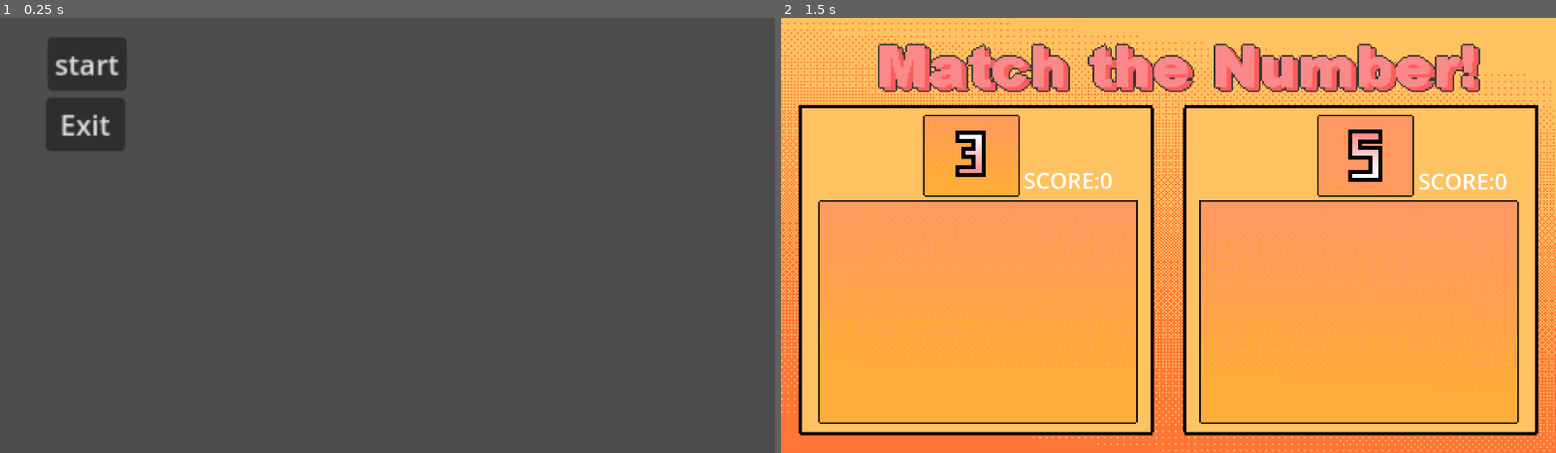
Above: before the commit, frames 1-2 (left to right).
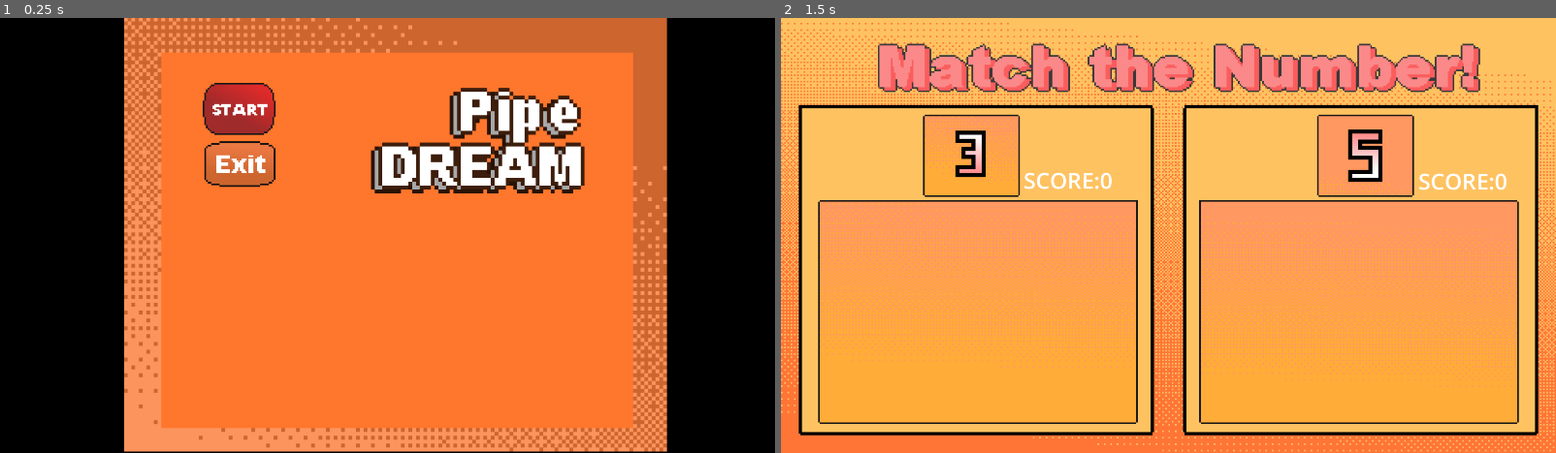
Above: after the commit, the same moments.

Repository: TheDynamicVector/HandGame
Game: Godot game, scene res://Levels/Start.tscn
The game is run twice, just before and just after one commit, with the same random seed, the same clock (stepped at 60 frames per second) and the same inputs.
Inputs (mouse positions are in pixels of both pictures, inside the frame that each line leads up to; where the layout moved, square brackets give the same spot in the first picture):
- Up to frame 1 (0.25 s): no input
- Up to frame 2 (1.5 s): click (1021, 109) [866, 65] at 0.5 s; tap Enter at 1.25 s

The runs differ from the first frame. In frame 1, 100% of the frame differs, in the area x 0-100%, y 0-100%; in frame 2, nothing differs.

Commit message:
test

Diff:
--- a/Global.gd
+++ b/Global.gd
@@ -13,7 +13,7 @@
 
 var game = ""
 
-var default_scene = "frogger"
+var ready_ind_on = false
 
 func _ready():
 	await get_tree().create_timer(1).timeout
@@ -31,7 +31,8 @@
 	gesture_texts = FileAccess.open("res://GestureData.txt", FileAccess.READ).get_as_text().split(",")
 	#print(gesture_text)
 
-	if game == "goose" and gesture_texts.size() == 2:
+
+	if game == "dinosaurgame" and gesture_texts.size() == 2:
 
 		if gesture_texts[0] == "zero":
 			$/root/dinosaurgame/Goose1.jump()
@@ -39,26 +40,27 @@
 		if gesture_texts[1] == "zero":
 			$/root/dinosaurgame/Goose2.jump()
 
-	if game == 'numbergame' and gesture_texts.size() == 2 and gameInitialize:
+	if game == 'numbersgame' and gesture_texts.size() == 2 and gameInitialize:
 
-		if gesture_texts[0] == possibleNumbers[$/root/numbergame.number1]:
-			$/root/numbergame.numberSpawn1.queue_free()
-			$/root/numbergame.numberSpawn2.queue_free()
+		var numbersgameparent = $/root/numbersgame
+		if gesture_texts[0] == possibleNumbers[numbersgameparent.number1] and not cooldownP1:
+			numbersgameparent.numberSpawn1.queue_free()
+			numbersgameparent.numberSpawn2.queue_free()
+			numbersgameparent.p1score += 1
 			if not cooldownP1:
 				cooldownP1 = true
-				$/root/numbergame.p1score += 1
 				cooldownP1 = false
-			$/root/numbergame.newRound = true
+			numbersgameparent.newRound = true
 
 
-		if gesture_texts[1] == possibleNumbers[$/root/numbergame.number2]:
-			$/root/numbergame.numberSpawn1.queue_free()
-			$/root/numbergame.numberSpawn2.queue_free()
+		if gesture_texts[1] == possibleNumbers[numbersgameparent.number2] and not cooldownP2:
+			numbersgameparent.numberSpawn1.queue_free()
+			numbersgameparent.numberSpawn2.queue_free()
+			numbersgameparent.p2score += 1
 			if not cooldownP2:
 				cooldownP2 = true
-				$/root/numbergame.p2score += 1
 				cooldownP1 = false
-			$/root/numbergame.newRound = true
+			numbersgameparent.newRound = true
 
 
 
@@ -80,14 +82,12 @@
 	get_tree().paused = true
 	WinRoundUi.visible = true
 
+	WinRoundUi.get_node("WinText").text = "player " + str(player_won) + " won"
+
 	if player_won == 1:
 		player_1_score += 1
-		if player_1_score == 3:
-			pass
 	else:
 		player_2_score += 1
-		if player_2_score == 3:
-			pass
 
 func new_level():
 
@@ -98,7 +98,8 @@
 			winning_player = 2
 
 		get_tree().change_scene_to_file("res://Levels/End.tscn")
-		$/root/Start/Results.text = "Player " + str(winning_player) + " WON!"
+		await get_tree().create_timer(1).timeout
+		$/root/End/Results.text = "Player " + str(winning_player) + " WON!"
 		return
 
 	game = game_list.pick_random()
--- a/Levels/End.tscn
+++ b/Levels/End.tscn
@@ -3,7 +3,7 @@
 [ext_resource type="Script" path="res://Scripts/Exit.gd" id="2_pfvv6"]
 [ext_resource type="Script" path="res://Scripts/Rematch.gd" id="2_uwwr1"]
 
-[node name="Start" type="Control"]
+[node name="End" type="Control"]
 layout_mode = 3
 anchors_preset = 15
 anchor_right = 1.0
--- a/Levels/Start.tscn
+++ b/Levels/Start.tscn
@@ -1,7 +1,10 @@
-[gd_scene load_steps=3 format=3 uid="uid://cccusum1586o8"]
+[gd_scene load_steps=6 format=3 uid="uid://cccusum1586o8"]
 
 [ext_resource type="Script" path="res://Scripts/Start.gd" id="1_j8p6w"]
 [ext_resource type="Script" path="res://Scripts/Exit.gd" id="2_3qoj1"]
+[ext_resource type="Texture2D" uid="uid://dcde5umvwqxw5" path="res://sprites/Exit.png" id="2_rop6p"]
+[ext_resource type="Texture2D" uid="uid://d21ersnsk6dg3" path="res://sprites/Start.png" id="2_xa2vu"]
+[ext_resource type="Texture2D" uid="uid://cfygydqabs2i8" path="res://sprites/Intro.png" id="4_kmt8s"]
 
 [node name="Start" type="Control"]
 layout_mode = 3
@@ -11,24 +14,35 @@
 grow_horizontal = 2
 grow_vertical = 2
 
+[node name="TextureRect" type="TextureRect" parent="."]
+layout_mode = 0
+offset_left = 307.0
+offset_top = -11.0
+offset_right = 1177.0
+offset_bottom = 661.0
+scale = Vector2(1.54599, 1.61765)
+texture = ExtResource("4_kmt8s")
+
 [node name="Start" type="Button" parent="."]
 layout_mode = 0
-offset_left = 118.0
-offset_top = 48.0
-offset_right = 163.0
-offset_bottom = 79.0
-scale = Vector2(4.35476, 4.27393)
-text = "start"
+offset_left = 498.0
+offset_top = 153.0
+offset_right = 686.0
+offset_bottom = 301.0
+scale = Vector2(1.02792, 1.00884)
+icon = ExtResource("2_xa2vu")
+flat = true
 script = ExtResource("1_j8p6w")
 
 [node name="Exit" type="Button" parent="."]
 layout_mode = 0
-offset_left = 114.0
-offset_top = 198.0
-offset_right = 159.0
-offset_bottom = 229.0
-scale = Vector2(4.35476, 4.27393)
-text = "Exit"
+offset_left = 498.0
+offset_top = 284.0
+offset_right = 686.0
+offset_bottom = 432.0
+scale = Vector2(1.04906, 1.09281)
+icon = ExtResource("2_rop6p")
+flat = true
 script = ExtResource("2_3qoj1")
 
 [connection signal="pressed" from="Start" to="Start" method="_on_pressed"]
--- a/Levels/dinosaurgame.tscn
+++ b/Levels/dinosaurgame.tscn
@@ -34,22 +34,25 @@
 size = Vector2(65, 63)
 
 [sub_resource type="RectangleShape2D" id="RectangleShape2D_oiqrr"]
-size = Vector2(806.003, 59)
-
-[sub_resource type="RectangleShape2D" id="RectangleShape2D_n6etn"]
-size = Vector2(836, 34.25)
+size = Vector2(806.003, 47.6875)
 
 [sub_resource type="RectangleShape2D" id="RectangleShape2D_4spm7"]
 size = Vector2(31.4451, 25.896)
 
 [node name="dinosaurgame" type="Node2D"]
 
+[node name="Camera2D" type="Camera2D" parent="."]
+modulate = Color(0, 0, 0, 1)
+offset = Vector2(0.435, 0)
+zoom = Vector2(3, 3)
+
 [node name="Sprite2D" type="Sprite2D" parent="."]
-position = Vector2(243, -114)
+position = Vector2(-2.5, -8.5)
 scale = Vector2(5.18125, 1.91875)
 texture = ExtResource("1_80ysx")
 
 [node name="Goose1" type="CharacterBody2D" parent="." groups=["Player1"]]
+position = Vector2(-245.5, 105.5)
 script = ExtResource("2_rg58i")
 
 [node name="Sprite2D" type="Sprite2D" parent="Goose1"]
@@ -67,6 +70,7 @@
 shape = SubResource("RectangleShape2D_wgwuo")
 
 [node name="Goose2" type="CharacterBody2D" parent="." groups=["Player2"]]
+position = Vector2(-245.5, 105.5)
 script = ExtResource("2_rg58i")
 
 [node name="Sprite2D" type="Sprite2D" parent="Goose2"]
@@ -85,38 +89,228 @@
 shape = SubResource("RectangleShape2D_wgwuo")
 
 [node name="Ground" type="StaticBody2D" parent="."]
+position = Vector2(-245.5, 105.5)
 scale = Vector2(0.998415, 1)
 
 [node name="CollisionShape2D" type="CollisionShape2D" parent="Ground"]
-position = Vector2(230.001, 69.5)
+position = Vector2(233.871, -119.188)
 shape = SubResource("RectangleShape2D_oiqrr")
 
 [node name="Sprite2D" type="Sprite2D" parent="Ground"]
-position = Vector2(202.5, -123)
-scale = Vector2(4.65625, 0.2125)
+position = Vector2(-151.741, -122.5)
+scale = Vector2(0.261723, 0.23628)
+texture = ExtResource("4_q2ghm")
+
+[node name="Sprite2D2" type="Sprite2D" parent="Ground"]
+position = Vector2(-109.674, -122.5)
+scale = Vector2(0.261723, 0.23628)
+texture = ExtResource("4_q2ghm")
+
+[node name="Sprite2D3" type="Sprite2D" parent="Ground"]
+position = Vector2(-68.7043, -122.5)
+scale = Vector2(0.261723, 0.23628)
+texture = ExtResource("4_q2ghm")
+
+[node name="Sprite2D4" type="Sprite2D" parent="Ground"]
+position = Vector2(-26.6375, -122.5)
+scale = Vector2(0.261723, 0.23628)
+texture = ExtResource("4_q2ghm")
+
+[node name="Sprite2D5" type="Sprite2D" parent="Ground"]
+position = Vector2(15.4291, -122.5)
+scale = Vector2(0.261723, 0.23628)
+texture = ExtResource("4_q2ghm")
+
+[node name="Sprite2D6" type="Sprite2D" parent="Ground"]
+position = Vector2(57.4958, -122.5)
+scale = Vector2(0.261723, 0.23628)
+texture = ExtResource("4_q2ghm")
+
+[node name="Sprite2D7" type="Sprite2D" parent="Ground"]
+position = Vector2(98.4654, -122.5)
+scale = Vector2(0.261723, 0.23628)
+texture = ExtResource("4_q2ghm")
+
+[node name="Sprite2D8" type="Sprite2D" parent="Ground"]
+position = Vector2(140.532, -122.5)
+scale = Vector2(0.261723, 0.23628)
+texture = ExtResource("4_q2ghm")
+
+[node name="Sprite2D9" type="Sprite2D" parent="Ground"]
+position = Vector2(182.694, -122.5)
+scale = Vector2(0.261723, 0.23628)
+texture = ExtResource("4_q2ghm")
+
+[node name="Sprite2D10" type="Sprite2D" parent="Ground"]
+position = Vector2(224.761, -122.5)
+scale = Vector2(0.261723, 0.23628)
+texture = ExtResource("4_q2ghm")
+
+[node name="Sprite2D11" type="Sprite2D" parent="Ground"]
+position = Vector2(265.731, -122.5)
+scale = Vector2(0.261723, 0.23628)
+texture = ExtResource("4_q2ghm")
+
+[node name="Sprite2D12" type="Sprite2D" parent="Ground"]
+position = Vector2(307.797, -122.5)
+scale = Vector2(0.261723, 0.23628)
+texture = ExtResource("4_q2ghm")
+
+[node name="Sprite2D13" type="Sprite2D" parent="Ground"]
+position = Vector2(349.959, -122.5)
+scale = Vector2(0.261723, 0.23628)
+texture = ExtResource("4_q2ghm")
+
+[node name="Sprite2D14" type="Sprite2D" parent="Ground"]
+position = Vector2(392.026, -122.5)
+scale = Vector2(0.261723, 0.23628)
+texture = ExtResource("4_q2ghm")
+
+[node name="Sprite2D15" type="Sprite2D" parent="Ground"]
+position = Vector2(432.996, -122.5)
+scale = Vector2(0.261723, 0.23628)
+texture = ExtResource("4_q2ghm")
+
+[node name="Sprite2D16" type="Sprite2D" parent="Ground"]
+position = Vector2(475.062, -122.5)
+scale = Vector2(0.261723, 0.23628)
+texture = ExtResource("4_q2ghm")
+
+[node name="Sprite2D17" type="Sprite2D" parent="Ground"]
+position = Vector2(517.224, -122.5)
+scale = Vector2(0.261723, 0.23628)
+texture = ExtResource("4_q2ghm")
+
+[node name="Sprite2D18" type="Sprite2D" parent="Ground"]
+position = Vector2(559.291, -122.5)
+scale = Vector2(0.261723, 0.23628)
+texture = ExtResource("4_q2ghm")
+
+[node name="Sprite2D19" type="Sprite2D" parent="Ground"]
+position = Vector2(600.261, -122.5)
+scale = Vector2(0.261723, 0.23628)
+texture = ExtResource("4_q2ghm")
+
+[node name="Sprite2D20" type="Sprite2D" parent="Ground"]
+position = Vector2(642.328, -122.5)
+scale = Vector2(0.261723, 0.23628)
 texture = ExtResource("4_q2ghm")
 
 [node name="Ground2" type="StaticBody2D" parent="."]
-position = Vector2(0, -28)
+position = Vector2(-245.5, 288)
+scale = Vector2(0.998415, 1)
 
 [node name="CollisionShape2D" type="CollisionShape2D" parent="Ground2"]
-position = Vector2(247, -95.125)
-shape = SubResource("RectangleShape2D_n6etn")
+position = Vector2(230.001, -120.156)
+shape = SubResource("RectangleShape2D_oiqrr")
+
+[node name="Sprite2D" type="Sprite2D" parent="Ground2"]
+position = Vector2(-151.741, -122.5)
+scale = Vector2(0.261723, 0.23628)
+texture = ExtResource("4_q2ghm")
 
 [node name="Sprite2D2" type="Sprite2D" parent="Ground2"]
-position = Vector2(201.25, 94)
-scale = Vector2(4.65938, 0.3375)
-texture = ExtResource("4_q2ghm")
-
-[node name="Camera2D" type="Camera2D" parent="."]
-position = Vector2(244, -86)
-offset = Vector2(0.435, 0)
-zoom = Vector2(3, 3)
+position = Vector2(-109.674, -122.5)
+scale = Vector2(0.261723, 0.23628)
+texture = ExtResource("4_q2ghm")
+
+[node name="Sprite2D3" type="Sprite2D" parent="Ground2"]
+position = Vector2(-68.7043, -122.5)
+scale = Vector2(0.261723, 0.23628)
+texture = ExtResource("4_q2ghm")
+
+[node name="Sprite2D4" type="Sprite2D" parent="Ground2"]
+position = Vector2(-26.6375, -122.5)
+scale = Vector2(0.261723, 0.23628)
+texture = ExtResource("4_q2ghm")
+
+[node name="Sprite2D5" type="Sprite2D" parent="Ground2"]
+position = Vector2(15.4291, -122.5)
+scale = Vector2(0.261723, 0.23628)
+texture = ExtResource("4_q2ghm")
+
+[node name="Sprite2D6" type="Sprite2D" parent="Ground2"]
+position = Vector2(57.4958, -122.5)
+scale = Vector2(0.261723, 0.23628)
+texture = ExtResource("4_q2ghm")
+
+[node name="Sprite2D7" type="Sprite2D" parent="Ground2"]
+position = Vector2(98.4654, -122.5)
+scale = Vector2(0.261723, 0.23628)
+texture = ExtResource("4_q2ghm")
+
+[node name="Sprite2D8" type="Sprite2D" parent="Ground2"]
+position = Vector2(140.532, -122.5)
+scale = Vector2(0.261723, 0.23628)
+texture = ExtResource("4_q2ghm")
+
+[node name="Sprite2D9" type="Sprite2D" parent="Ground2"]
+position = Vector2(182.694, -122.5)
+scale = Vector2(0.261723, 0.23628)
+texture = ExtResource("4_q2ghm")
+
+[node name="Sprite2D10" type="Sprite2D" parent="Ground2"]
+position = Vector2(224.761, -122.5)
+scale = Vector2(0.261723, 0.23628)
+texture = ExtResource("4_q2ghm")
+
+[node name="Sprite2D11" type="Sprite2D" parent="Ground2"]
+position = Vector2(265.731, -122.5)
+scale = Vector2(0.261723, 0.23628)
+texture = ExtResource("4_q2ghm")
+
+[node name="Sprite2D12" type="Sprite2D" parent="Ground2"]
+position = Vector2(307.797, -122.5)
+scale = Vector2(0.261723, 0.23628)
+texture = ExtResource("4_q2ghm")
+
+[node name="Sprite2D13" type="Sprite2D" parent="Ground2"]
+position = Vector2(349.959, -122.5)
+scale = Vector2(0.261723, 0.23628)
+texture = ExtResource("4_q2ghm")
+
+[node name="Sprite2D14" type="Sprite2D" parent="Ground2"]
+position = Vector2(392.026, -122.5)
+scale = Vector2(0.261723, 0.23628)
+texture = ExtResource("4_q2ghm")
+
+[node name="Sprite2D15" type="Sprite2D" parent="Ground2"]
+position = Vector2(432.996, -122.5)
+scale = Vector2(0.261723, 0.23628)
+texture = ExtResource("4_q2ghm")
+
+[node name="Sprite2D16" type="Sprite2D" parent="Ground2"]
+position = Vector2(475.062, -122.5)
+scale = Vector2(0.261723, 0.23628)
+texture = ExtResource("4_q2ghm")
+
+[node name="Sprite2D17" type="Sprite2D" parent="Ground2"]
+position = Vector2(517.224, -122.5)
+scale = Vector2(0.261723, 0.23628)
+texture = ExtResource("4_q2ghm")
+
+[node name="Sprite2D18" type="Sprite2D" parent="Ground2"]
+position = Vector2(559.291, -122.5)
+scale = Vector2(0.261723, 0.23628)
+texture = ExtResource("4_q2ghm")
+
+[node name="Sprite2D19" type="Sprite2D" parent="Ground2"]
+position = Vector2(600.261, -122.5)
+scale = Vector2(0.261723, 0.23628)
+texture = ExtResource("4_q2ghm")
+
+[node name="Sprite2D20" type="Sprite2D" parent="Ground2"]
+position = Vector2(642.328, -122.5)
+scale = Vector2(0.261723, 0.23628)
+texture = ExtResource("4_q2ghm")
 
 [node name="gear2" type="Area2D" parent="."]
-position = Vector2(620.75, 16.25)
-scale = Vector2(0.540625, 0.540625)
+position = Vector2(939, 132)
+scale = Vector2(0.368223, 0.368223)
 script = ExtResource("5_fhan8")
+SPEED = 3
+bound_original = 300
+bound = -400
 
 [node name="Sprite2D" type="Sprite2D" parent="gear2"]
 texture = ExtResource("6_axh3g")
@@ -126,39 +320,48 @@
 shape = SubResource("RectangleShape2D_4spm7")
 
 [node name="gear3" type="Area2D" parent="."]
-position = Vector2(616, -163)
-scale = Vector2(0.540625, 0.540625)
+position = Vector2(651, -59)
+scale = Vector2(0.368223, 0.368223)
 script = ExtResource("5_fhan8")
+SPEED = 3
+bound_original = 300
+bound = -400
 
 [node name="Sprite2D" type="Sprite2D" parent="gear3"]
 texture = ExtResource("6_axh3g")
 
 [node name="CollisionShape2D" type="CollisionShape2D" parent="gear3"]
-position = Vector2(-3.237, -7.86127)
+position = Vector2(-2.31213, -6.01156)
 shape = SubResource("RectangleShape2D_4spm7")
 
 [node name="gear4" type="Area2D" parent="."]
-position = Vector2(783, 19)
-scale = Vector2(0.540625, 0.540625)
+position = Vector2(1462, 132)
+scale = Vector2(0.368223, 0.368223)
 script = ExtResource("5_fhan8")
+SPEED = 3
+bound_original = 300
+bound = -400
 
 [node name="Sprite2D" type="Sprite2D" parent="gear4"]
 texture = ExtResource("6_axh3g")
 
 [node name="CollisionShape2D" type="CollisionShape2D" parent="gear4"]
-position = Vector2(-3.237, -7.86127)
+position = Vector2(-2.31213, -6.01156)
 shape = SubResource("RectangleShape2D_4spm7")
 
 [node name="gear5" type="Area2D" parent="."]
-position = Vector2(787, -166)
-scale = Vector2(0.540625, 0.540625)
+position = Vector2(1174, -59)
+scale = Vector2(0.368223, 0.368223)
 script = ExtResource("5_fhan8")
+SPEED = 3
+bound_original = 300
+bound = -400
 
 [node name="Sprite2D" type="Sprite2D" parent="gear5"]
 texture = ExtResource("6_axh3g")
 
 [node name="CollisionShape2D" type="CollisionShape2D" parent="gear5"]
-position = Vector2(-3.237, -7.86127)
+position = Vector2(-2.31213, -6.01156)
 shape = SubResource("RectangleShape2D_4spm7")
 
 [connection signal="body_entered" from="gear2" to="gear2" method="_on_body_entered"]
--- a/Levels/frogger.tscn
+++ b/Levels/frogger.tscn
@@ -35,7 +35,6 @@
 [node name="frogger" type="Node2D"]
 
 [node name="Camera2D" type="Camera2D" parent="."]
-position = Vector2(1, 2)
 zoom = Vector2(3, 3)
 
 [node name="BGS" type="Node2D" parent="."]
@@ -89,5 +88,8 @@
 
 [node name="SpeedUpTimer" type="Timer" parent="."]
 wait_time = 5.0
+autostart = true
+
+[node name="UIOrigin" type="Node2D" parent="."]
 
 [connection signal="timeout" from="SpeedUpTimer" to="BGS" method="_on_speed_up_timer_timeout"]
--- a/Levels/numbersgame.tscn
+++ b/Levels/numbersgame.tscn
@@ -5,6 +5,9 @@
 
 [node name="numbersgame" type="Node2D"]
 script = ExtResource("1_xgtml")
+
+[node name="UIOrigin" type="Node2D" parent="."]
+position = Vector2(619, -173)
 
 [node name="Sprite2D" type="Sprite2D" parent="."]
 texture = ExtResource("2_4e80x")
--- /dev/null
+++ b/Nodes/ReadyIndicator.tscn
@@ -0,0 +1,33 @@
+[gd_scene load_steps=2 format=3 uid="uid://b8dafe88v8sxy"]
+
+[ext_resource type="Texture2D" uid="uid://c3oo1eoidlstd" path="res://sprites/ReadyIndicator.png" id="1_3n8dr"]
+
+[node name="ReadyIndicator" type="Control"]
+process_mode = 3
+z_index = 4096
+layout_mode = 3
+anchors_preset = 15
+anchor_right = 1.0
+anchor_bottom = 1.0
+offset_left = -986.0
+offset_top = -500.0
+offset_right = -986.0
+offset_bottom = -500.0
+grow_horizontal = 2
+grow_vertical = 2
+
+[node name="TextureRect2" type="TextureRect" parent="."]
+layout_mode = 1
+anchors_preset = 8
+anchor_left = 0.5
+anchor_top = 0.5
+anchor_right = 0.5
+anchor_bottom = 0.5
+offset_left = -960.0
+offset_top = -540.0
+offset_right = 960.0
+offset_bottom = 540.0
+grow_horizontal = 2
+grow_vertical = 2
+scale = Vector2(0.992666, 1.13748)
+texture = ExtResource("1_3n8dr")
--- a/Nodes/WinRoundUI.tscn
+++ b/Nodes/WinRoundUI.tscn
@@ -1,8 +1,9 @@
-[gd_scene load_steps=4 format=3 uid="uid://c2p04bea38yhs"]
+[gd_scene load_steps=5 format=3 uid="uid://c2p04bea38yhs"]
 
 [ext_resource type="Texture2D" uid="uid://c1f07ij02kp8" path="res://sprites/bg.png" id="1_nh71w"]
 [ext_resource type="Texture2D" uid="uid://drs2ku6r4et50" path="res://sprites/New Piskel-1.png.png" id="2_1rux5"]
 [ext_resource type="Script" path="res://Scripts/NextButton.gd" id="3_hpk8i"]
+[ext_resource type="Texture2D" uid="uid://wfae25esjgyl" path="res://sprites/NextButton.png" id="3_m04io"]
 
 [node name="WinRoundUI" type="Control"]
 process_mode = 3
@@ -14,44 +15,46 @@
 anchor_bottom = 1.0
 grow_horizontal = 2
 grow_vertical = 2
+size_flags_horizontal = 3
+size_flags_vertical = 3
 
 [node name="TextureRect2" type="TextureRect" parent="."]
 modulate = Color(0.309804, 0.309804, 0.309804, 1)
 layout_mode = 0
-offset_left = 128.0
-offset_top = -210.0
-offset_right = 640.0
-offset_bottom = 302.0
+offset_left = -123.0
+offset_top = -184.0
+offset_right = 389.0
+offset_bottom = 328.0
 scale = Vector2(0.471626, 0.636051)
 texture = ExtResource("1_nh71w")
 
 [node name="TextureRect" type="TextureRect" parent="."]
 layout_mode = 0
-offset_left = 182.0
-offset_top = -210.0
-offset_right = 694.0
-offset_bottom = 302.0
+offset_left = -69.0
+offset_top = -184.0
+offset_right = 443.0
+offset_bottom = 328.0
 scale = Vector2(0.284772, 0.364312)
 texture = ExtResource("2_1rux5")
 
 [node name="WinText" type="RichTextLabel" parent="."]
 layout_mode = 0
-offset_left = 160.0
-offset_top = -104.0
-offset_right = 467.0
-offset_bottom = -22.0
+offset_left = -90.0
+offset_top = -71.0
+offset_right = 217.0
+offset_bottom = 11.0
 scale = Vector2(0.629955, 0.621573)
 theme_override_font_sizes/normal_font_size = 45
-text = "Player 1 won"
 
 [node name="Button" type="Button" parent="."]
 layout_mode = 0
-offset_left = 138.0
-offset_top = -55.0
-offset_right = 466.0
-offset_bottom = 69.0
-scale = Vector2(0.676318, 0.674977)
-text = "next"
+offset_left = -77.0
+offset_top = -12.0
+offset_right = 251.0
+offset_bottom = 112.0
+scale = Vector2(0.893772, 0.834059)
+icon = ExtResource("3_m04io")
+flat = true
 script = ExtResource("3_hpk8i")
 
 [connection signal="button_down" from="Button" to="Button" method="_on_button_down"]
--- a/Scripts/CharacterBody2D.gd
+++ b/Scripts/CharacterBody2D.gd
@@ -20,6 +20,6 @@
 	move_and_slide()
 
 func jump():
-
+	print(1)
 	if is_on_floor():
 		velocity.y = JUMP_VELOCITY
--- a/Scripts/FroggerLevels.gd
+++ b/Scripts/FroggerLevels.gd
@@ -25,4 +25,4 @@
 
 func _on_speed_up_timer_timeout():
 	level_speed *= 1.3
-	$SpeedUpTimer.wait_time *= 0.75
+	get_parent().get_node("SpeedUpTimer").wait_time *= 0.75
--- a/Scripts/numbergame.gd
+++ b/Scripts/numbergame.gd
@@ -33,3 +33,8 @@
 		numberSpawn2.position.y = P2coords[1]
 
 		newRound = false
+
+		if p1score == 10:
+			Global.end_round(1)
+		elif p2score == 10:
+			Global.end_round(2)
--- a/project.godot
+++ b/project.godot
@@ -31,11 +31,6 @@
 
 [input]
 
-Jump={
-"deadzone": 0.5,
-"events": [Object(InputEventKey,"resource_local_to_scene":false,"resource_name":"","device":-1,"window_id":0,"alt_pressed":false,"shift_pressed":false,"ctrl_pressed":false,"meta_pressed":false,"pressed":false,"keycode":0,"physical_keycode":32,"key_label":0,"unicode":32,"echo":false,"script":null)
-]
-}
 Jump1={
 "deadzone": 0.5,
 "events": [Object(InputEventKey,"resource_local_to_scene":false,"resource_name":"","device":-1,"window_id":0,"alt_pressed":false,"shift_pressed":false,"ctrl_pressed":false,"meta_pressed":false,"pressed":false,"keycode":0,"physical_keycode":32,"key_label":0,"unicode":32,"echo":false,"script":null)
@@ -56,3 +51,4 @@
 
 renderer/rendering_method="gl_compatibility"
 renderer/rendering_method.mobile="gl_compatibility"
+environment/defaults/default_clear_color=Color(0, 0, 0, 1)
Binary file changed: FeedImage.JPG
Not shown, changed: GestureData.txt
Not shown: 1 places in Levels/TestLevel.tscn that only renumber resources
Not shown: 1 places in Levels/dinosaurgame.tscn that only renumber resources
Binary file changed: sprites/Boatman.png
Binary file changed: sprites/Car.png
Binary file added: sprites/Exit.png
Not shown, added: sprites/Exit.png.import
Binary file changed: sprites/Frogger1.png
Binary file changed: sprites/Frogger2.png
Binary file changed: sprites/Frogger3.png
Binary file changed: sprites/FroggerClear.png
(and 11 more such lines)
